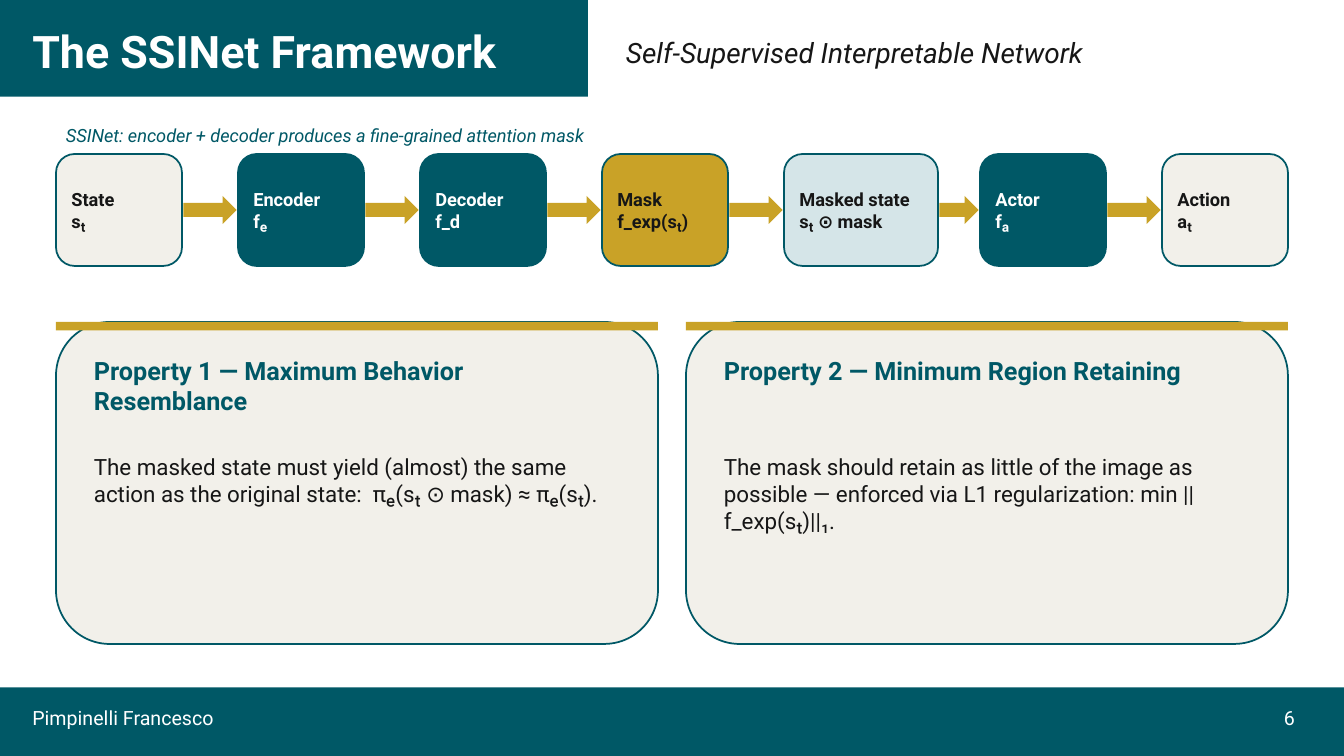
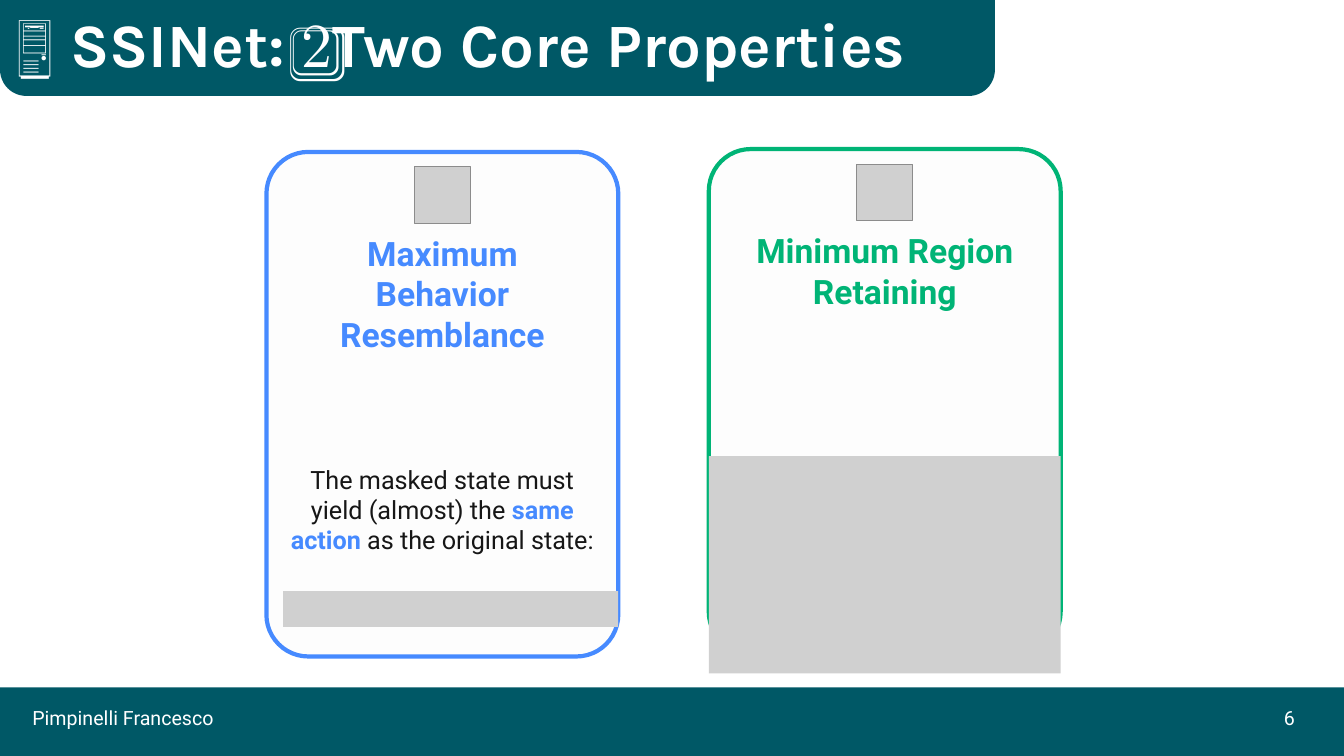
Before and after one commit to Pimpi7/Molecular-SSINet, a slide deck: slide 24 of Presentation.pptx (slide 18 before the commit). Drawn at 1344x756 pixels with LibreOffice and Linux fonts; fonts in the diff are those of the drawing; grey boxes stand for pictures. Boxes give left, top, right and bottom in pixels: in the first picture for what was removed or moved away, otherwise in the second. Text is boxed around its words. In the diff, an @@ line names an element or a change of style, - is before the commit and + after.

```diff
--- a/Presentation.pptx
+++ b/Presentation.pptx
@@ rectangle removed at <box>0,0,588,97</box> @@
@@ round same rect added at <box>0,0,995,96</box>, fill #005866 @@
@@ text added at <box>16,20,906,82</box>, 44 pt, text #FFFFFF, bold @@
+🖥️ SSINet: 2️⃣Two Core Properties
@@ text removed at <box>32,34,496,69</box> @@
-The SSINet Framework
@@ text removed at <box>626,41,1083,69</box> @@
-Self-Supervised Interpretable Network
@@ text removed at <box>66,128,584,146</box> @@
-SSINet: encoder + decoder produces a fine-grained attention mask
@@ rounded rectangle added at <box>709,149,1061,653</box>, fill #FDFDFD, outline #00B476 3 pt @@
@@ rounded rectangle removed at <box>56,154,182,266</box> @@
-State
-sₜ
@@ rounded rectangle removed at <box>238,154,364,266</box> @@
-Encoder
-fₑ
@@ rounded rectangle added at <box>266,152,618,656</box>, fill #FDFDFD, outline #468AFF 3 pt @@
@@ picture added at <box>414,167,471,224</box> @@
@@ rounded rectangle removed at <box>420,154,546,266</box> @@
-Decoder
-f_d
@@ rounded rectangle removed at <box>602,154,728,266</box> @@
-Mask
-f_exp(sₜ)
@@ rounded rectangle removed at <box>784,154,939,266</box> @@
-Masked state
-sₜ ⊙ mask
@@ picture added at <box>857,164,913,221</box> @@
@@ rounded rectangle removed at <box>980,154,1106,266</box> @@
-Actor
-fₐ
@@ rounded rectangle removed at <box>1163,154,1289,266</box> @@
-Action
-aₜ
@@ right arrow removed at <box>184,196,237,224</box> @@
@@ right arrow removed at <box>365,196,418,224</box> @@
@@ right arrow removed at <box>547,196,601,224</box> @@
@@ right arrow removed at <box>730,196,783,224</box> @@
@@ right arrow removed at <box>940,196,979,224</box> @@
@@ right arrow removed at <box>1108,196,1162,224</box> @@
@@ text at <box>756,238,1014,311</box>: text changed; size 18 to 24 pt; text colour #005866 to #00B476 @@
-Property 2 — Minimum Region Retaining
+Minimum Region Retaining
@@ text at <box>340,241,544,348</box>: text changed; size 18 to 24 pt; text colour #005866 to #468AFF @@
-Property 1 — Maximum Behavior Resemblance
+Maximum Behavior Resemblance
@@ rounded rectangle removed at <box>56,322,658,643</box> @@
@@ rectangle removed at <box>56,322,658,330</box> @@
@@ rounded rectangle removed at <box>687,322,1289,643</box> @@
@@ rectangle removed at <box>687,322,1289,330</box> @@
@@ text at <box>291,470,594,555</box>: text changed; size 16 to 18 pt @@
-The masked state must yield (almost) the same action as the original state: πₑ(sₜ ⊙ mask) ≈ πₑ(sₜ).
+The masked state must yield (almost) the same action as the original state:
@@ picture added at <box>709,456,1061,674</box> @@
@@ text removed at <box>724,458,1193,534</box> @@
-The mask should retain as little of the image as possible — enforced via L1 regularization: min ||f_exp(sₜ)||₁.
@@ picture added at <box>283,592,619,627</box> @@
```
Also in this commit, not shown: 11 other slides changed, 9 slides added, 4 slides removed, 17 other files.
